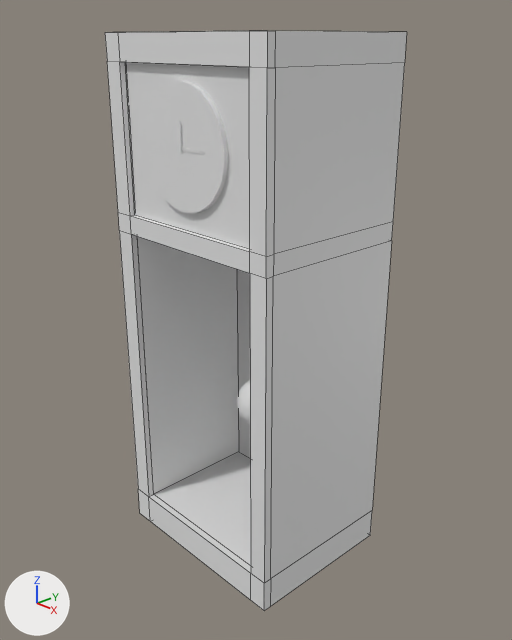
What one commit did to the Blender file blender/clock.blend.
Rendered twice from a 50 mm lens placed at (1.791, -1.663, 1.883), pointed at (0.023, 0.002, 0.919). The lights are fixed; the arrows at lower left show +X, +Y and +Z. Mesh edges are drawn as thin lines on the coarser meshes.

Names of what the first picture shows: 'box', 'clock face'.
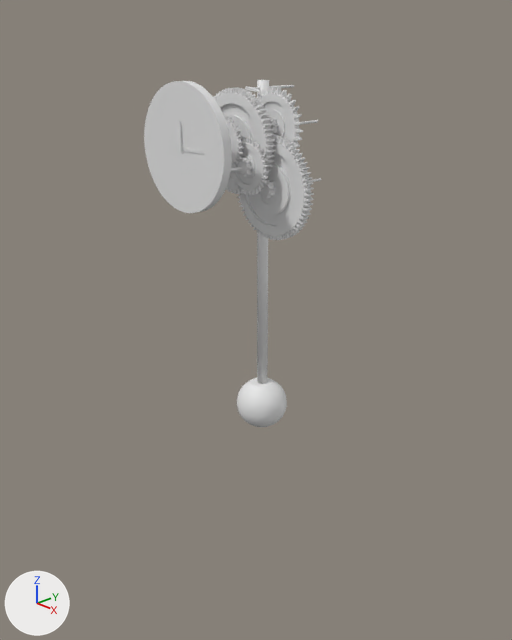
Where the change shows, as pixel boxes [x1, y1, x2, y2] in the pictures (512 x 640 px; the box of a moved part takes in the faces that stretch with it):
'box', hidden
    before: [105, 31, 407, 611]
part 1 of me_cube_004, moved or reshaped (not visible afterwards)
    before: [131, 234, 251, 573]
'gearwheel_minutes', unchanged, uncovered by the edit
    after: [237, 134, 314, 240]
'gearwheel_hours', unchanged, uncovered by the edit
    after: [213, 87, 276, 194]
'pendulum sphere', unchanged, uncovered by the edit
    before: [237, 381, 250, 424]
    after: [237, 377, 287, 427]
'pendulum hand', unchanged, uncovered by the edit
    after: [257, 80, 269, 384]

The change, as a list of edits to the scene's bpy script:
```text
Change me_cube_004:
    used by ob_box; location = (0.003, 0.0, 0.3); scale = (1.27, 1.0, 1.0)
    remove me_cube_004.from_pydata(...)  # 90 vertices, 88 faces; spans x -0.3..0.3, y -0.3..0.3, z -0.3..1.6
    add me_cube_004.from_pydata(...)  # 90 vertices, 89 faces; spans x -0.3..0.3, y -0.3..0.3, z -0.3..1.6
    me_cube_004 part 1
    4 vertices are removed from x -0.24..0.25, y -0.3, z -0.18..0.94
    16 faces are deleted
    4 vertices are added at (0.25, -0.28, 0.94), (0.25, -0.28, -0.18), (-0.24, -0.28, -0.18), (-0.24, -0.28, 0.94)
    17 new faces join them
Change ob_box:
    add ob_box.hide_set(True)
```
